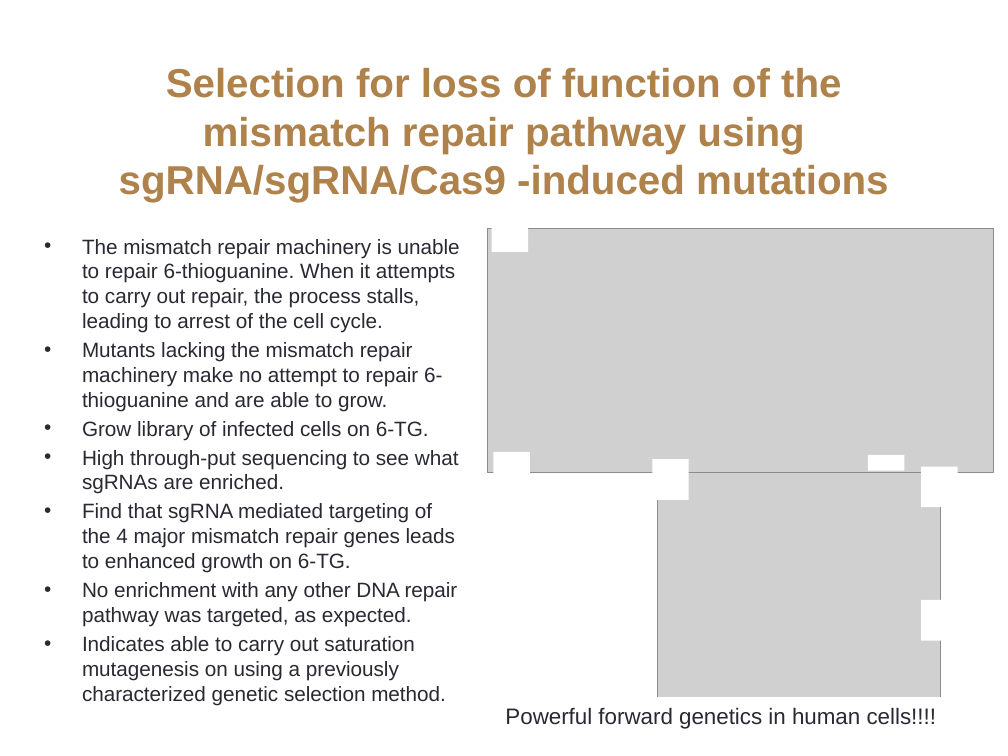
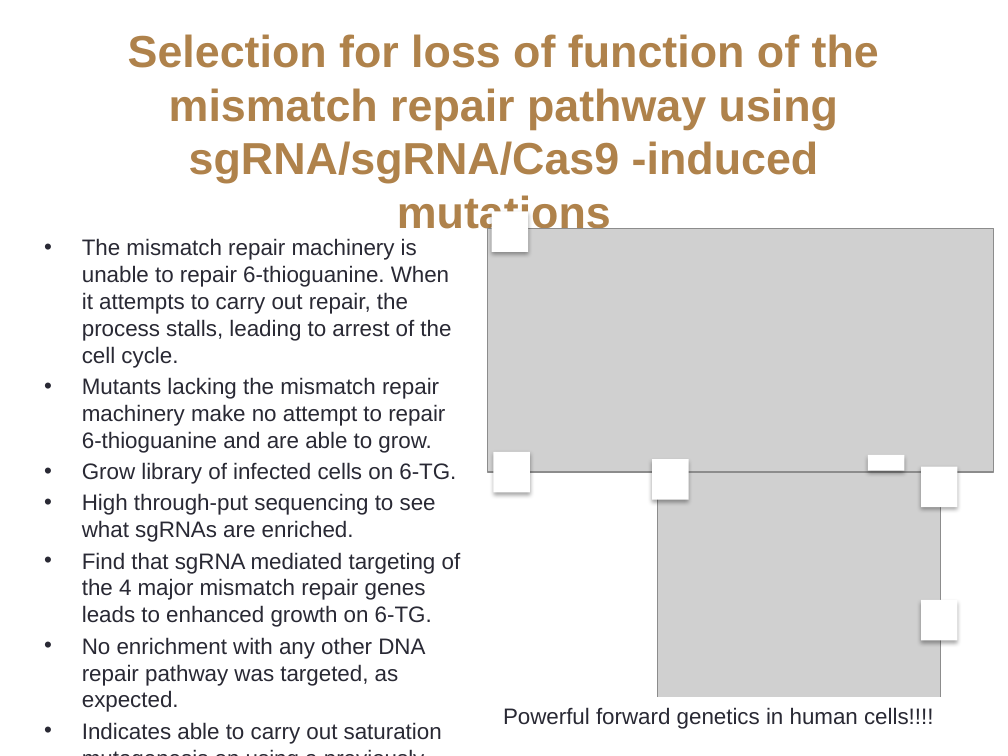
Before and after one commit to JustinRRigby/graduateschoolclasses, a slide deck: slide 35 of Fall_2017/GAMO/lectures/Dougs_Lectures/GAMO2017-Lecture #6.pptx (slide 34 before the commit). Drawn at 1008x756 pixels with LibreOffice and Linux fonts; fonts in the diff are those of the drawing; grey boxes stand for pictures. Boxes give left, top, right and bottom in pixels: in the first picture for what was removed or moved away, otherwise in the second. Text is boxed around its words. In the diff, an @@ line names an element or a change of style, - is before the commit and + after.

```diff
--- a/Fall_2017/GAMO/lectures/Dougs_Lectures/GAMO2017-Lecture #6.pptx
+++ b/Fall_2017/GAMO/lectures/Dougs_Lectures/GAMO2017-Lecture #6.pptx
@@ text "Selection for loss of function ..." at (x1=128, y1=34, x2=879, y2=237): size 28.8 to 32 pt, text colour gradient #E3BB90 to #B1824A to #A46F28 to #AF824B @@
@@ text "The mismatch repair machinery is ..." at (x1=82, y1=238, x2=461, y2=740): size 14.8 to 16 pt; indent changed @@
@@ shadow on in 6 elements at (x1=492, y1=212, x2=528, y2=252), (x1=494, y1=452, x2=530, y2=492), (x1=652, y1=460, x2=688, y2=500), (x1=921, y1=467, x2=958, y2=507), (x1=921, y1=600, x2=958, y2=640), (x1=868, y1=455, x2=904, y2=471) @@
```
Also in this commit, not shown: 33 other slides changed, 1 slide added, 7 other files.
